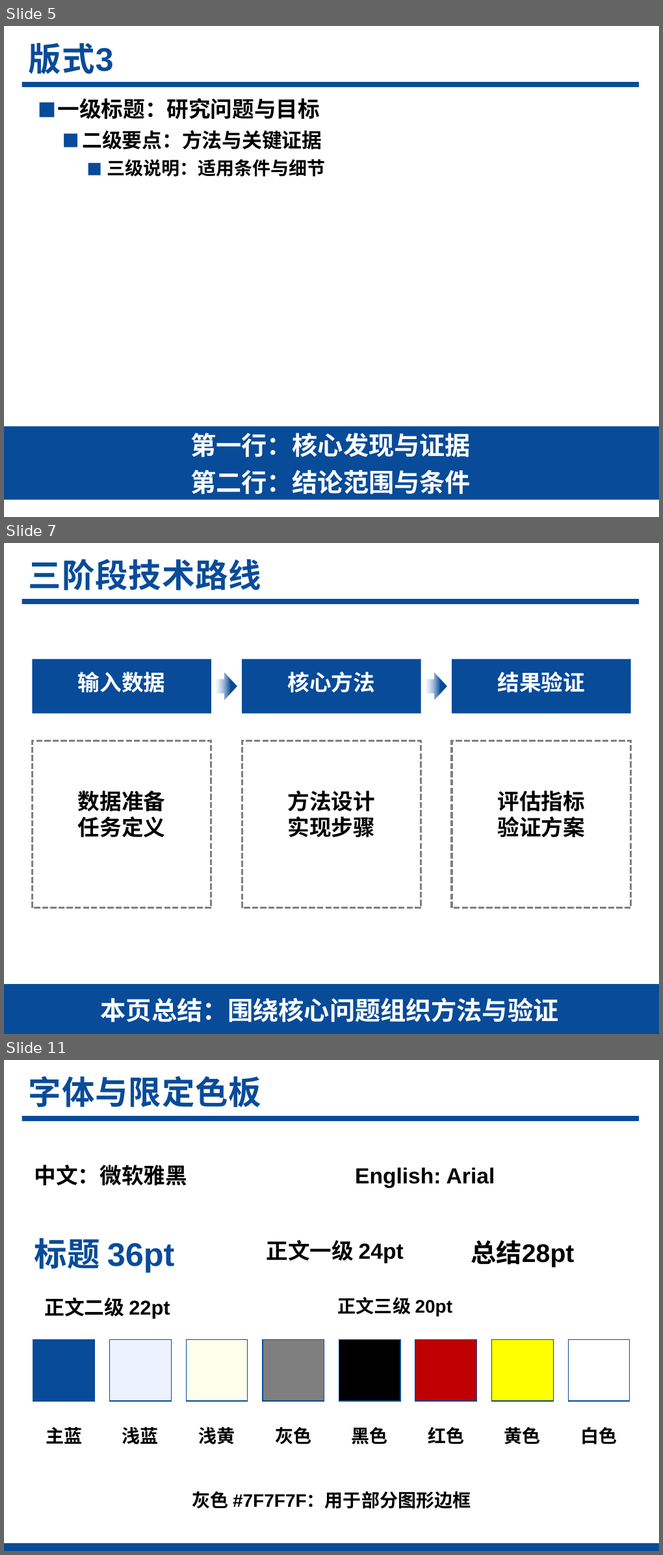
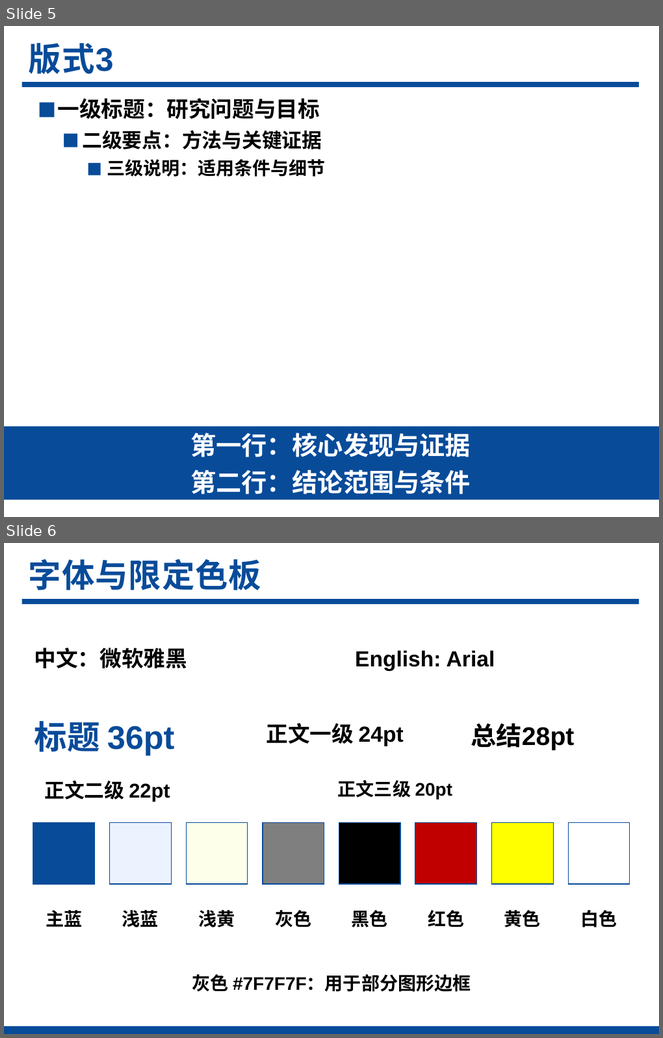
Before and after one commit to realihang/academic-ppt-skill, a slide deck: assets/reference-4x3.pptx. Shown one above the other, each under a label of ours: slides 5, 7 and 11 before the commit, slides 5 and 6 after it; the slides between them are not shown. The pictures are 663x1555 and 663x1038 pixels, drawn with LibreOffice and Linux fonts; fonts in the diff are those of the drawing. Boxes give left, top, right and bottom in pixels: in the first picture for what was removed or moved away, otherwise in the second. Text is boxed around its words. In the diff, an @@ line names an element or a change of style, - is before the commit and + after.

```diff
--- a/assets/reference-4x3.pptx
+++ b/assets/reference-4x3.pptx
@@ slide 7 removed at <box>4,543,659,1034</box>, background #FFFFFF; not listed: 1 template element that a slide beside it also shows @@
@@ text removed at <box>29,559,262,590</box> @@
-三阶段技术路线
@@ rectangle removed at <box>32,659,211,713</box> @@
@@ rectangle removed at <box>242,659,421,713</box> @@
@@ rectangle removed at <box>452,659,631,713</box> @@
@@ text removed at <box>78,672,165,693</box> @@
-输入数据
@@ right arrow removed at <box>217,673,237,700</box> @@
@@ text removed at <box>288,672,375,693</box> @@
-核心方法
@@ right arrow removed at <box>426,673,447,700</box> @@
@@ text removed at <box>498,672,585,693</box> @@
-结果验证
@@ rectangle removed at <box>32,741,211,908</box> @@
@@ rectangle removed at <box>242,741,421,908</box> @@
@@ rectangle removed at <box>452,741,631,908</box> @@
@@ text removed at <box>78,791,165,837</box> @@
-数据准备
-任务定义
@@ text removed at <box>288,791,375,837</box> @@
-方法设计
-实现步骤
@@ text removed at <box>498,791,585,837</box> @@
-评估指标
-验证方案
@@ rectangle removed at <box>4,984,659,1034</box> @@
@@ text removed at <box>101,998,559,1023</box> @@
-本页总结：围绕核心问题组织方法与验证
@@ what was slide 11 is now slide 6 @@
```
Also in this commit, not shown: 1 slide added, 7 other slides removed, 9 other files.
